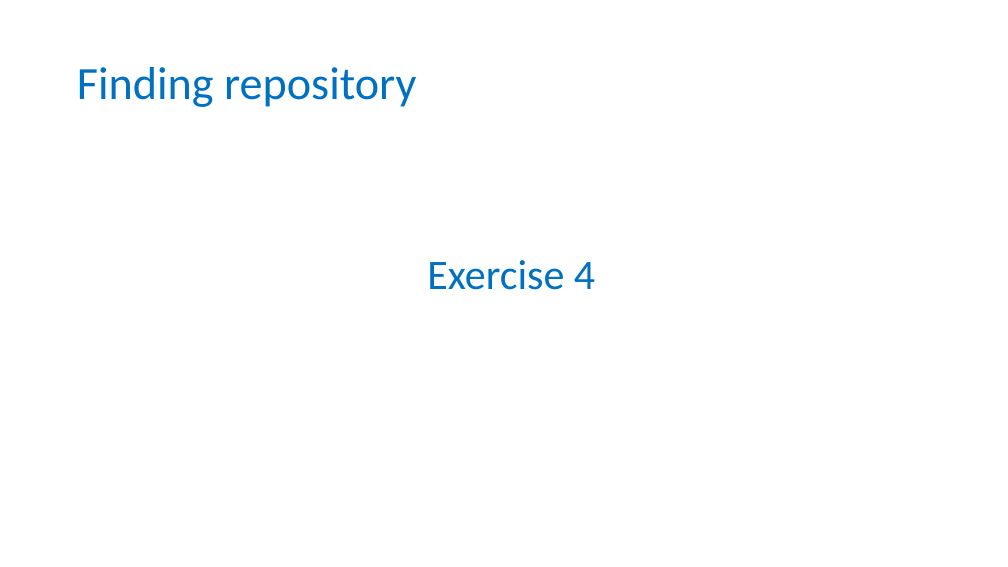
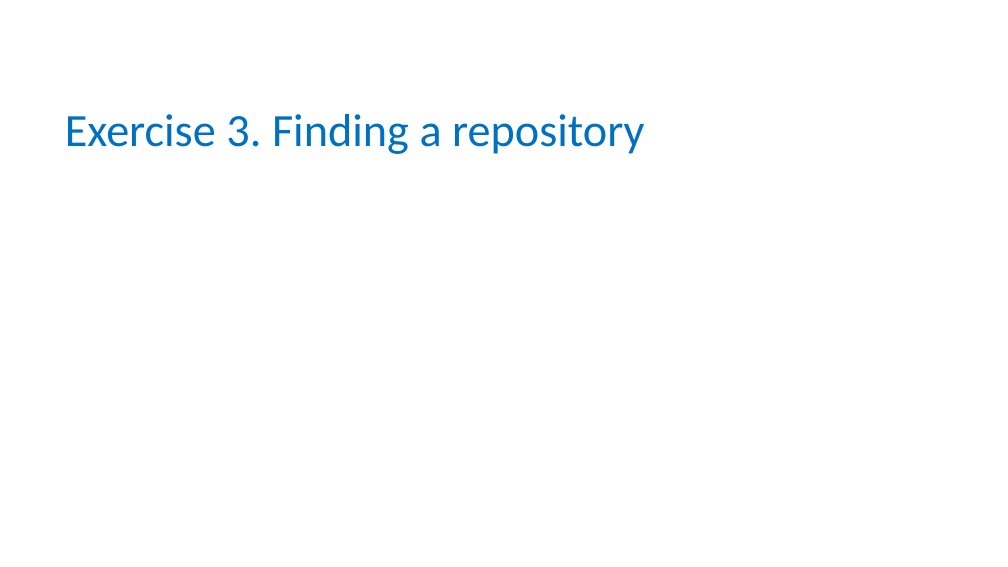
Before and after one commit to tobyhodges/probable-enigma, a slide deck: slide 15 of instructors/04-Public_repositories.pptx. Drawn at 1008x567 pixels with LibreOffice and Linux fonts; fonts in the diff are those of the drawing; background and template pictures are left out. Boxes give left, top, right and bottom in pixels: in the first picture for what was removed or moved away, otherwise in the second. Text is boxed around its words. In the diff, an @@ line names an element or a change of style, - is before the commit and + after.

Commit message:
updated FAIR exercise

```diff
--- a/instructors/04-Public_repositories.pptx
+++ b/instructors/04-Public_repositories.pptx
@@ title at [65, 114, 644, 154]: text changed @@
-Finding repository
+Exercise 3. Finding a repository
@@ text removed at [427, 260, 595, 290] @@
-Exercise 4
```
Also in this commit, not shown: 5 other slides changed.
